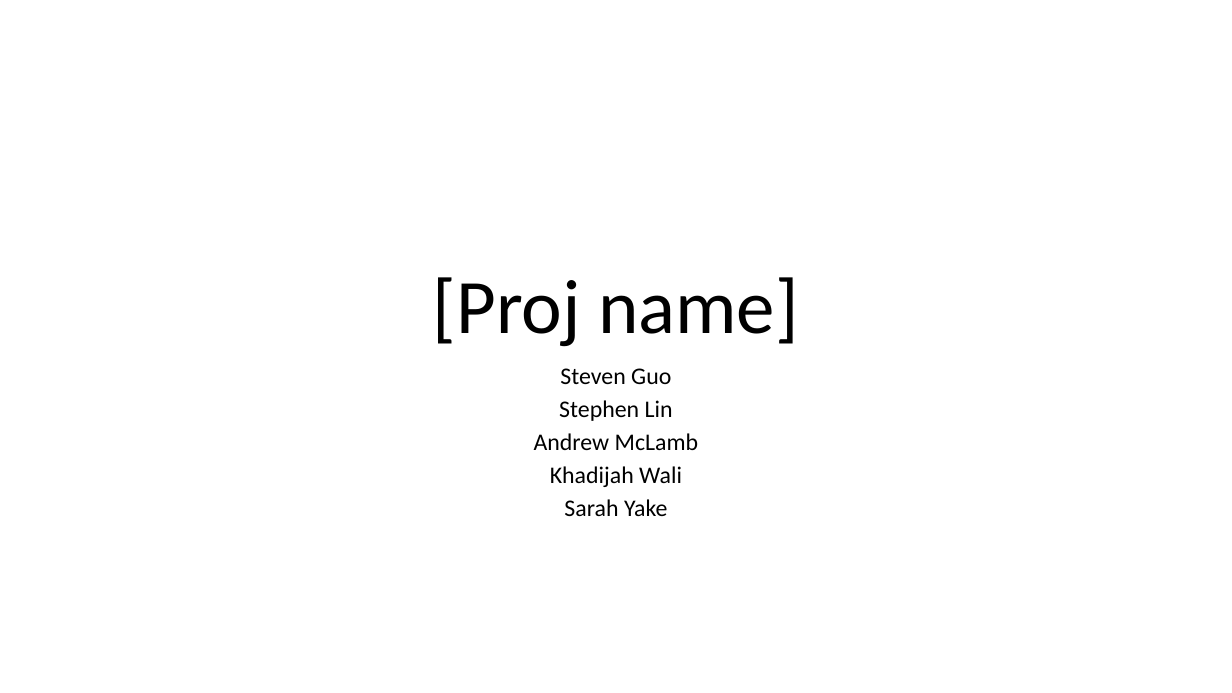
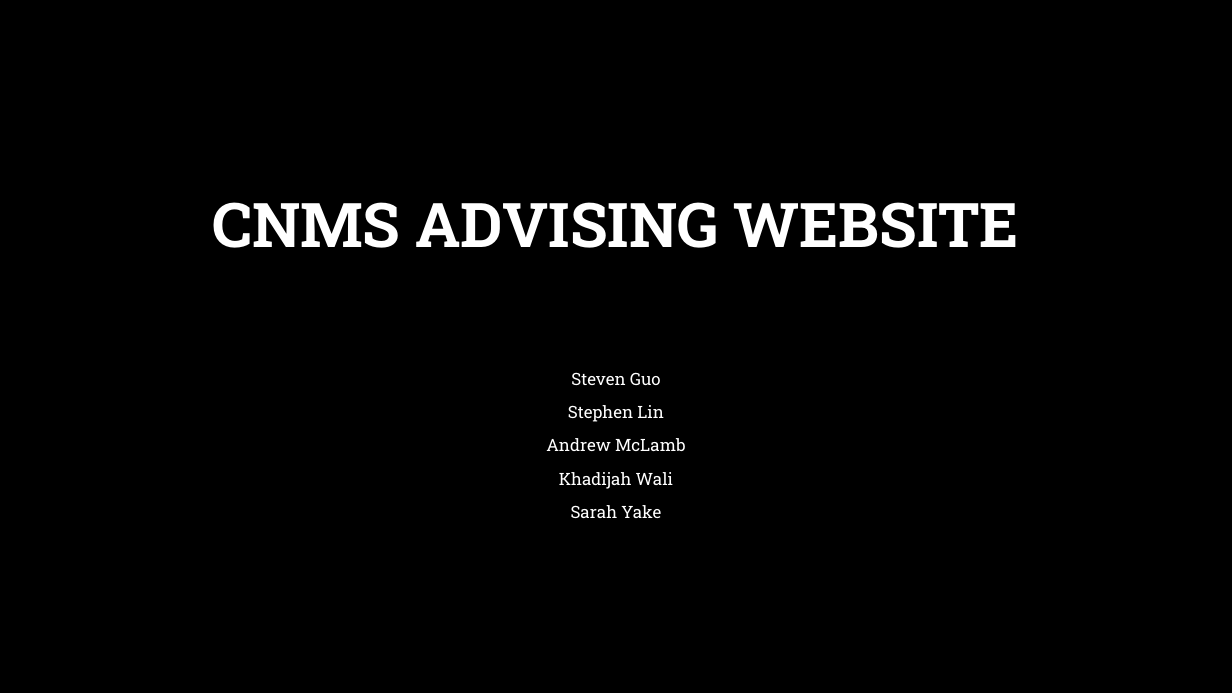
Before and after one commit to Proj2Team/Project2-Code, a slide deck: slide 1 of ProjectPresentation.pptx. Drawn at 1232x693 pixels with LibreOffice and Linux fonts; fonts in the diff are those of the drawing; background and template pictures are left out. Boxes give left, top, right and bottom in pixels: in the first picture for what was removed or moved away, otherwise in the second. Text is boxed around its words. In the diff, an @@ line names an element or a change of style, - is before the commit and + after.

```diff
--- a/ProjectPresentation.pptx
+++ b/ProjectPresentation.pptx
@@ background #FFFFFF to picture (left out) @@
@@ title at (212, 202, 1019, 248): text changed; size 60 to 48 pt; font Calibri to Roboto Slab; text colour #000000 to #FFFFFF; bold on @@
-[Proj name]
+CNMS ADVISING WEBSITE
@@ subtitle "Steven Guo": place and size @@
-subtitle "Steven Guo" at (534, 368, 698, 516)
+subtitle "Steven Guo" at (546, 372, 686, 518)
@@ subtitle "Steven Guo" at (546, 372, 686, 518): size 18.6 to 13.2 pt, font Calibri to Roboto Slab, text colour #000000 to #FFFFFF; line spacing 0.7 to 1 @@
```
Also in this commit, not shown: 1 other slide changed, 6 slides added, 6 slides removed.
